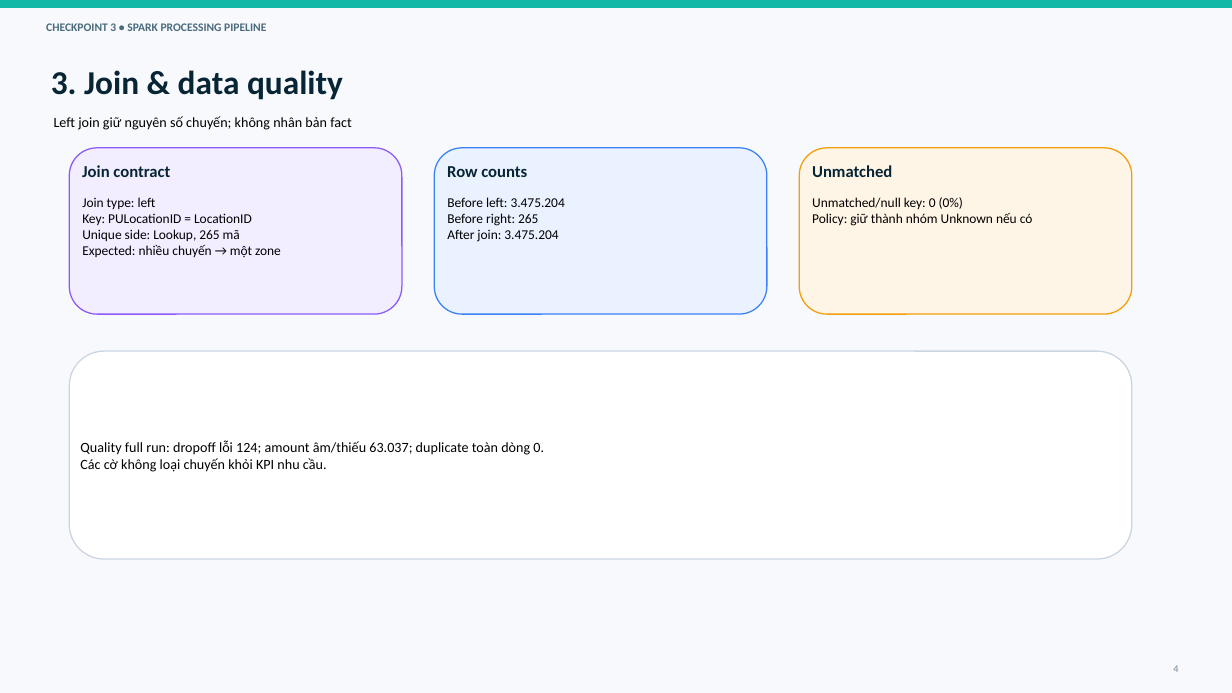
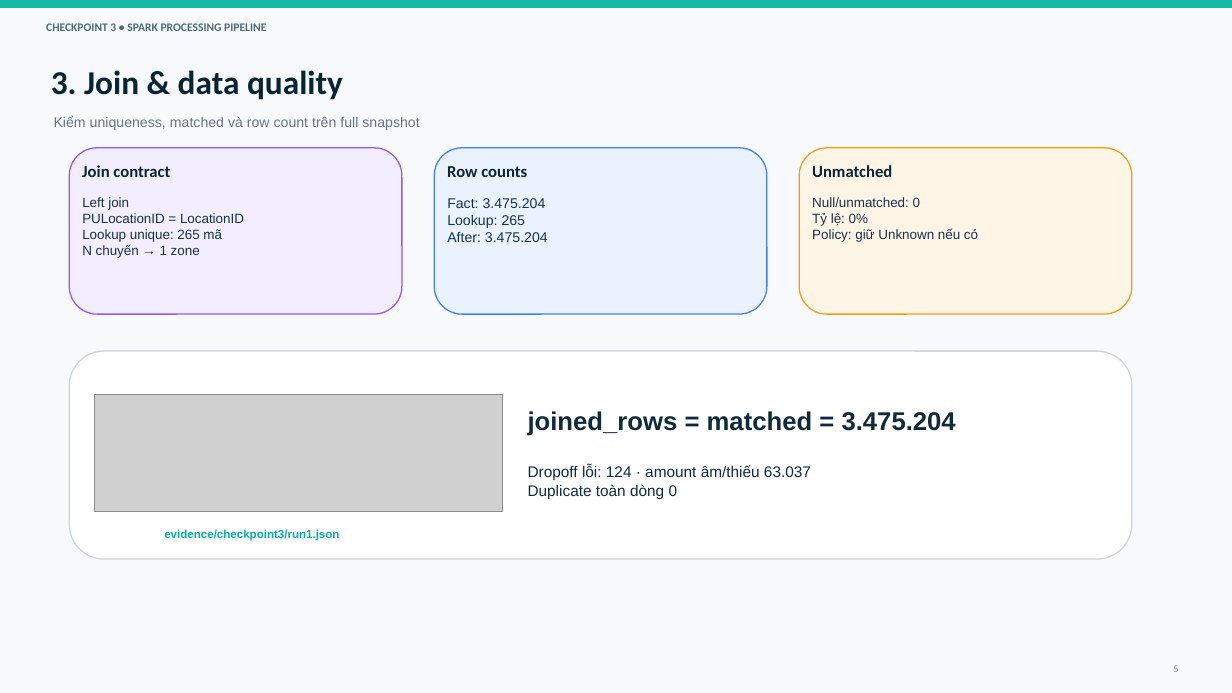
Before and after one commit to luxk-ie/big-data-spark, a slide deck: slide 5 of reports/Checkpoint3_Report.pptx (slide 4 before the commit). Drawn at 1232x693 pixels with LibreOffice and Linux fonts; fonts in the diff are those of the drawing; grey boxes stand for pictures. Boxes give left, top, right and bottom in pixels: in the first picture for what was removed or moved away, otherwise in the second. Text is boxed around its words. In the diff, an @@ line names an element or a change of style, - is before the commit and + after.

Commit message:
Finalize Checkpoint 3 reports and portable ingest code
Group 13: Nguyễn Phú Vinh. Updates the current report while retaining the checkpoint-specific report versions.

```diff
--- a/reports/Checkpoint3_Report.pptx
+++ b/reports/Checkpoint3_Report.pptx
@@ text at (54, 116, 419, 130): text changed; font Calibri to Arial; text colour #000000 to #64748B @@
-Left join giữ nguyên số chuyến; không nhân bản fact
+Kiểm uniqueness, matched và row count trên full snapshot
@@ text at (82, 197, 244, 258): text changed; font Calibri to Arial; text colour #000000 to #17324D @@
-Join type: left
-Key: PULocationID = LocationID
-Unique side: Lookup, 265 mã
-Expected: nhiều chuyến → một zone
+Left join
+PULocationID = LocationID
+Lookup unique: 265 mã
+N chuyến → 1 zone
@@ text at (447, 198, 548, 242): text changed; size 10.5 to 11 pt; font Calibri to Arial; text colour #000000 to #17324D @@
-Before left: 3.475.204
-Before right: 265
-After join: 3.475.204
+Fact: 3.475.204
+Lookup: 265
+After: 3.475.204
@@ text at (812, 197, 978, 242): text changed; font Calibri to Arial; text colour #000000 to #17324D @@
-Unmatched/null key: 0 (0%)
-Policy: giữ thành nhóm Unknown nếu có
+Null/unmatched: 0
+Tỷ lệ: 0%
+Policy: giữ Unknown nếu có
@@ picture added at (94, 395, 503, 512) @@
@@ text added at (528, 411, 956, 436), 20 pt, text #0E2B3B, bold @@
+joined_rows = matched = 3.475.204
@@ text "Dropoff lỗi: 124 · amount ..." at (528, 465, 811, 499): vertical alignment middle to top @@
@@ text at (528, 465, 811, 499): text changed; size 11 to 12 pt; font Calibri to Arial; text colour #000000 to #0E2B3B @@
-Quality full run: dropoff lỗi 124; amount âm/thiếu 63.037; duplicate toàn dòng 0.
-Các cờ không loại chuyến khỏi KPI nhu cầu.
+Dropoff lỗi: 124 · amount âm/thiếu 63.037
+Duplicate toàn dòng 0
@@ text added at (164, 529, 339, 541), 9 pt, text #00B0A6, bold @@
+evidence/checkpoint3/run1.json
@@ page number at (1173, 665, 1178, 672): text changed @@
-4
+5
```
Also in this commit, not shown: 5 other slides changed, 1 slide added, 20 other files.
